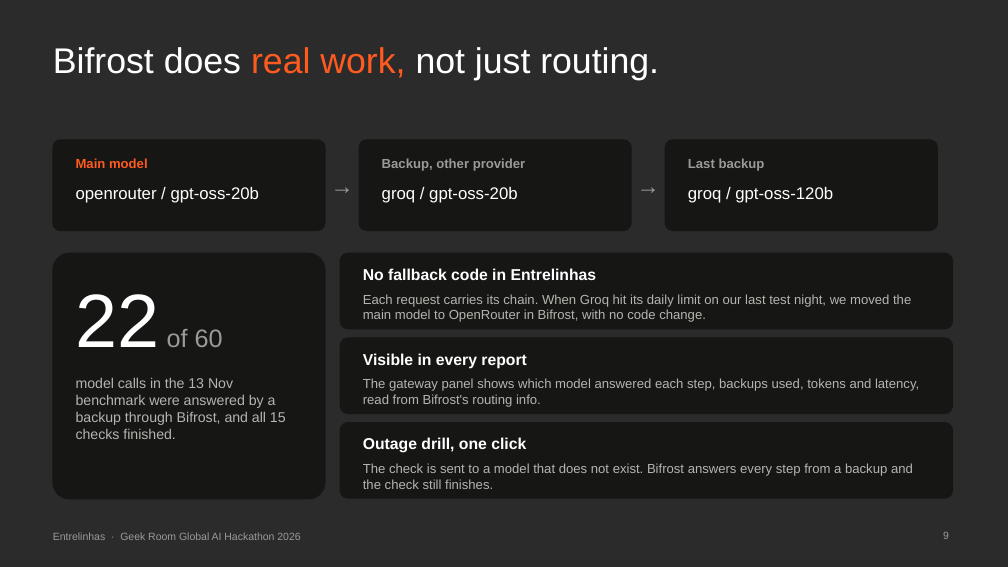
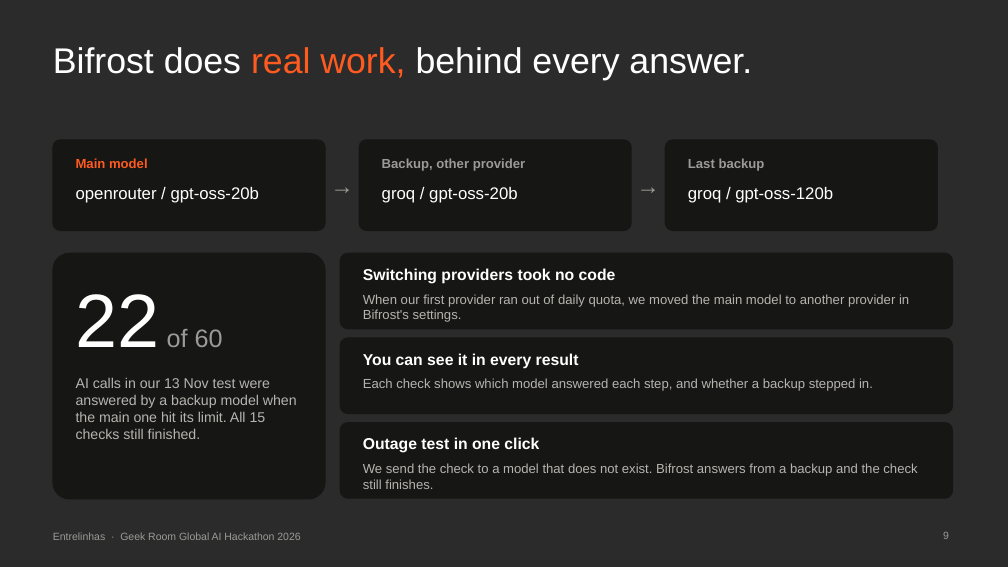
Before and after one commit to contatoalicecandido-lab/entrelinhas, a slide deck: slide 9 of submission/Entrelinhas_Pitch_Deck.pptx. Drawn at 1008x567 pixels with LibreOffice and Linux fonts; fonts in the diff are those of the drawing; background and template pictures are left out; a plain dark background stands for a picture behind light text. Boxes give left, top, right and bottom in pixels: in the first picture for what was removed or moved away, otherwise in the second. Text is boxed around its words. In the diff, an @@ line names an element or a change of style, - is before the commit and + after.

```diff
--- a/submission/Entrelinhas_Pitch_Deck.pptx
+++ b/submission/Entrelinhas_Pitch_Deck.pptx
@@ title at bbox=[53, 47, 752, 80]: text changed @@
-Bifrost does real work, not just routing.
+Bifrost does real work, behind every answer.
@@ text at bbox=[363, 268, 616, 284]: text changed @@
-No fallback code in Entrelinhas
+Switching providers took no code
@@ text at bbox=[363, 294, 909, 322]: text changed @@
-Each request carries its chain. When Groq hit its daily limit on our last test night, we moved the main model to OpenRouter in Bifrost, with no code change.
+When our first provider ran out of daily quota, we moved the main model to another provider in Bifrost's settings.
@@ text at bbox=[363, 353, 579, 369]: text changed @@
-Visible in every report
+You can see it in every result
@@ text at bbox=[76, 378, 297, 439]: text changed @@
-model calls in the 13 Nov benchmark were answered by a backup through Bifrost, and all 15 checks finished.
+AI calls in our 13 Nov test were answered by a backup model when the main one hit its limit. All 15 checks still finished.
@@ text at bbox=[363, 378, 873, 391]: text changed @@
-The gateway panel shows which model answered each step, backups used, tokens and latency, read from Bifrost's routing info.
+Each check shows which model answered each step, and whether a backup stepped in.
@@ text at bbox=[363, 437, 539, 453]: text changed @@
-Outage drill, one click
+Outage test in one click
@@ text at bbox=[363, 463, 917, 489]: text changed @@
-The check is sent to a model that does not exist. Bifrost answers every step from a backup and the check still finishes.
+We send the check to a model that does not exist. Bifrost answers from a backup and the check still finishes.
```
Also in this commit, not shown: 13 other slides changed.
